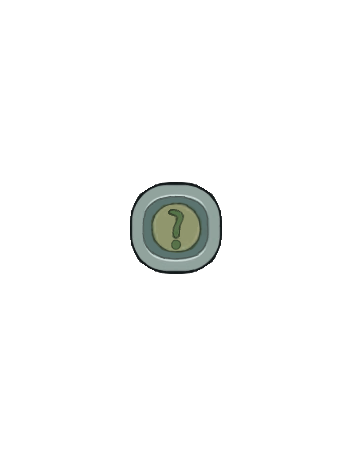
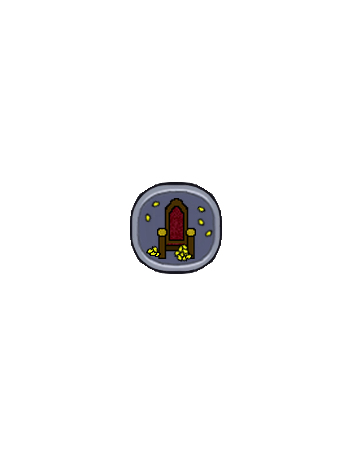
Revision of a layered 352 × 456 image; what changed, layer by layer:
hid "ButtionInfo" over left=130, top=182, right=222, bottom=274
added group "GameIcon" with 20 layers above "Button2" over left=130, top=182, right=222, bottom=274
added layer "Laag 4 kopiëren 17" in group "GameIcon" over left=196, top=218, right=206, bottom=227
added layer "Laag 4 kopiëren 16" in group "GameIcon" over left=204, top=228, right=214, bottom=239
added layer "Laag 4 kopiëren 15" in group "GameIcon" over left=144, top=212, right=152, bottom=223
added layer "Laag 4 kopiëren 14" in group "GameIcon" over left=151, top=200, right=161, bottom=208
added layer "Laag 4 kopiëren 13" in group "GameIcon" over left=196, top=205, right=207, bottom=214
added layer "Laag 4 kopiëren 11" in group "GameIcon" over left=180, top=247, right=191, bottom=256
added layer "Laag 4 kopiëren 10" in group "GameIcon" over left=177, top=243, right=184, bottom=255
added layer "Laag 4 kopiëren 9" in group "GameIcon" over left=181, top=242, right=189, bottom=252
added layer "Laag 4 kopiëren 8" in group "GameIcon" over left=175, top=253, right=184, bottom=262
added layer "Laag 4 kopiëren 7" in group "GameIcon" over left=173, top=248, right=182, bottom=258
added layer "Laag 4 kopiëren 6" in group "GameIcon" over left=178, top=250, right=185, bottom=259
added layer "Laag 4 kopiëren 5" in group "GameIcon" over left=184, top=253, right=193, bottom=260
added layer "Laag 4 kopiëren 4" in group "GameIcon" over left=180, top=253, right=188, bottom=263
added layer "Laag 4 kopiëren" in group "GameIcon" over left=146, top=247, right=155, bottom=255
added layer "Laag 4 kopiëren 2" in group "GameIcon" over left=151, top=245, right=159, bottom=254
added layer "Laag 3" in group "GameIcon" over left=157, top=198, right=196, bottom=259
added layer "Kleurtoon/verzadiging 4" in group "GameIcon" over left=130, top=182, right=222, bottom=274
…and 3 more changes (3 added)
